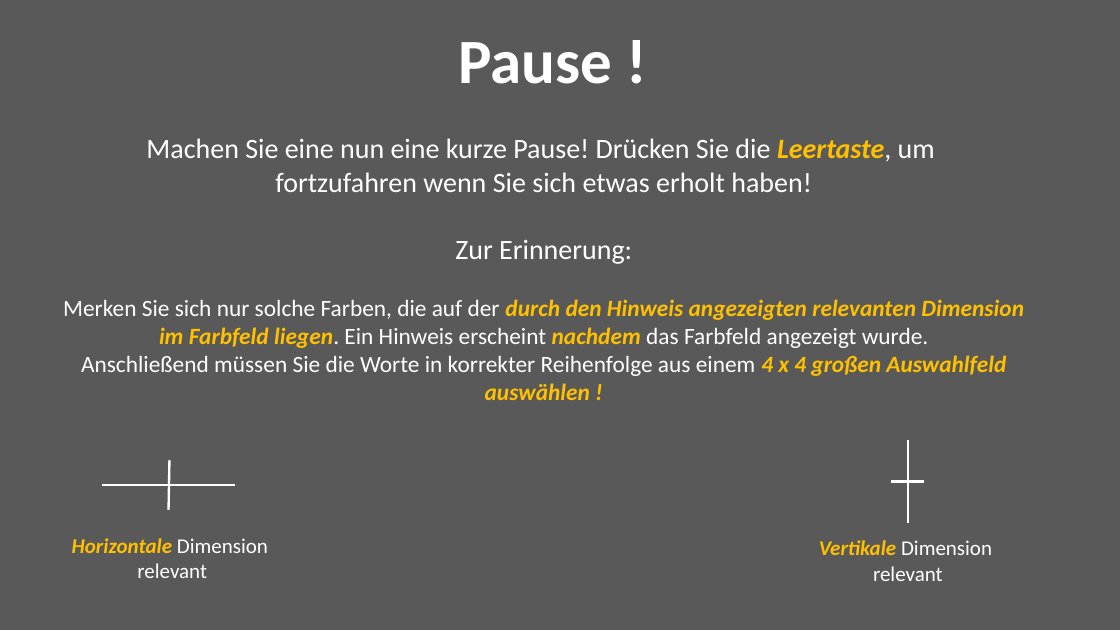
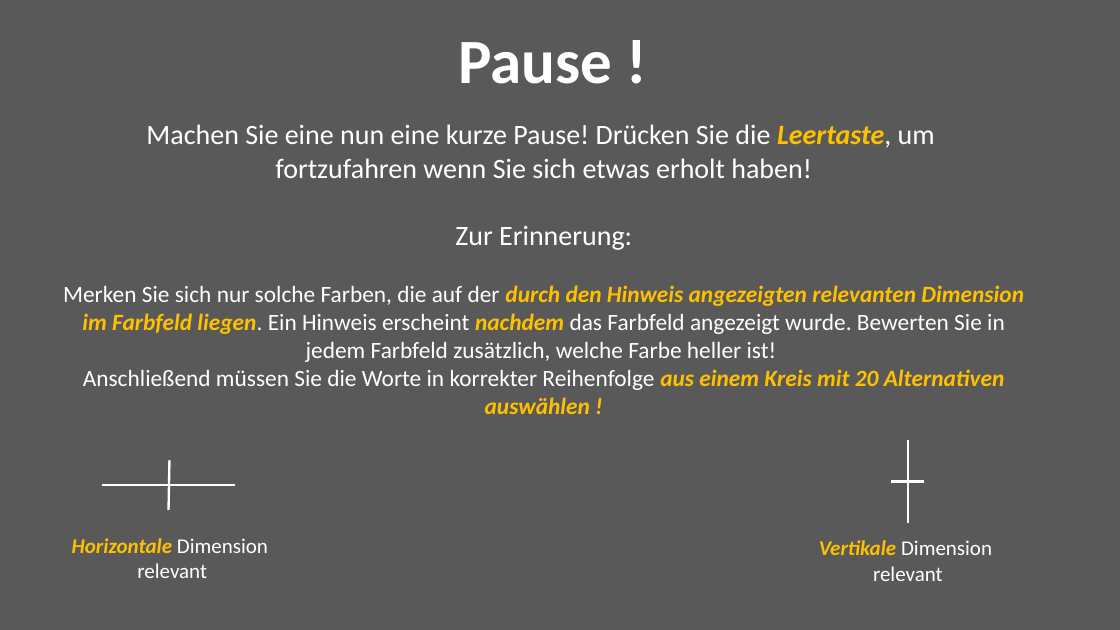
Before and after one commit to jgman86/neurocognitive-psychometrics, a slide deck: slide 17 of M3-ExpSpatial/Instructions/Instructions_spatial.pptx. Drawn at 1120x630 pixels with LibreOffice and Linux fonts; fonts in the diff are those of the drawing. Boxes give left, top, right and bottom in pixels: in the first picture for what was removed or moved away, otherwise in the second. Text is boxed around its words. In the diff, an @@ line names an element or a change of style, - is before the commit and + after.

```diff
--- a/M3-ExpSpatial/Instructions/Instructions_spatial.pptx
+++ b/M3-ExpSpatial/Instructions/Instructions_spatial.pptx
@@ text "Machen Sie eine nun eine ...": place and size @@
-text "Machen Sie eine nun eine ..." at bbox=[63, 138, 1024, 400]
+text "Machen Sie eine nun eine ..." at bbox=[63, 124, 1024, 414]
@@ text at bbox=[63, 285, 1024, 414]: text changed @@
-Merken Sie sich nur solche Farben, die auf der durch den Hinweis angezeigten relevanten Dimension im Farbfeld liegen. Ein Hinweis erscheint nachdem das Farbfeld angezeigt wurde.
-Anschließend müssen Sie die Worte in korrekter Reihenfolge aus einem 4 x 4 großen Auswahlfeld auswählen !
+Merken Sie sich nur solche Farben, die auf der durch den Hinweis angezeigten relevanten Dimension im Farbfeld liegen. Ein Hinweis erscheint nachdem das Farbfeld angezeigt wurde. Bewerten Sie in jedem Farbfeld zusätzlich, welche Farbe heller ist!
+Anschließend müssen Sie die Worte in korrekter Reihenfolge aus einem Kreis mit 20 Alternativen auswählen !
```
Also in this commit, not shown: 13 other slides changed, 2 slides added, 1 slide removed.
